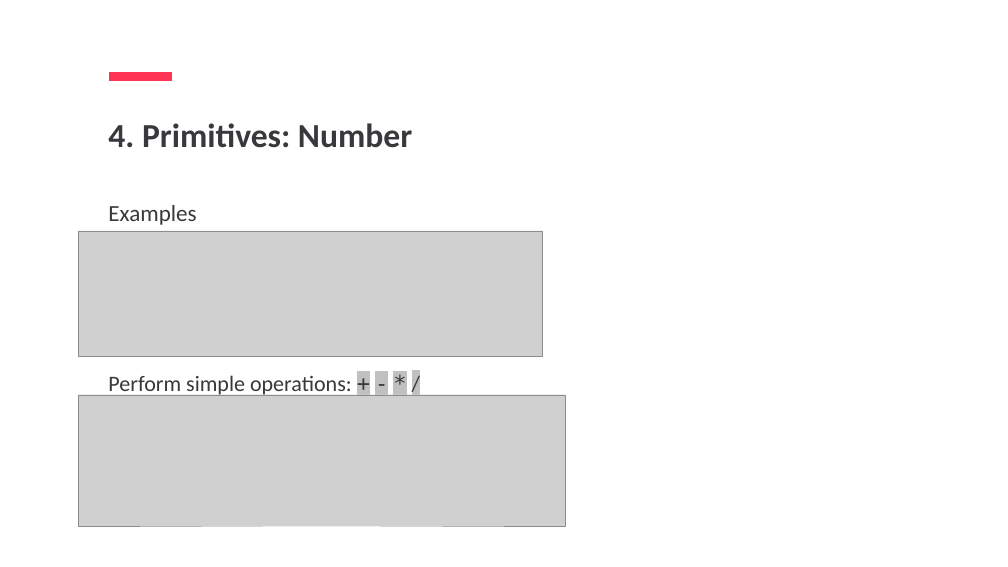
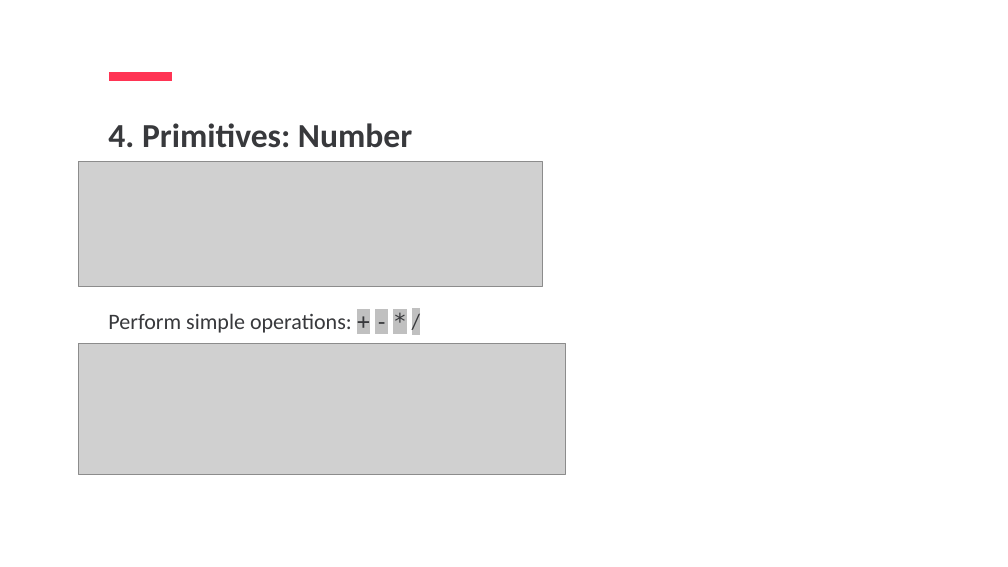
Before and after one commit to jpotapova/js-lecture-1, a slide deck: slide 17 of JS1-Jelizaveta-Potapova.pptx (slide 15 before the commit). Drawn at 1008x567 pixels with LibreOffice and Linux fonts; fonts in the diff are those of the drawing; grey boxes stand for pictures. Boxes give left, top, right and bottom in pixels: in the first picture for what was removed or moved away, otherwise in the second. Text is boxed around its words. In the diff, an @@ line names an element or a change of style, - is before the commit and + after.

```diff
--- a/JS1-Jelizaveta-Potapova.pptx
+++ b/JS1-Jelizaveta-Potapova.pptx
@@ picture: place and size @@
-picture at (78,231,542,356)
+picture at (78,161,542,286)
@@ text removed at (108,205,196,225) @@
-Examples
@@ text "Perform simple operations: + - ...": place and size @@
-text "Perform simple operations: + - ..." at (108,375,352,397)
+text "Perform simple operations: + - ..." at (108,313,352,333)
@@ picture: place and size @@
-picture at (78,395,565,526)
+picture at (78,343,565,474)
```
Also in this commit, not shown: 27 other slides changed, 7 slides added, 3 other files.
